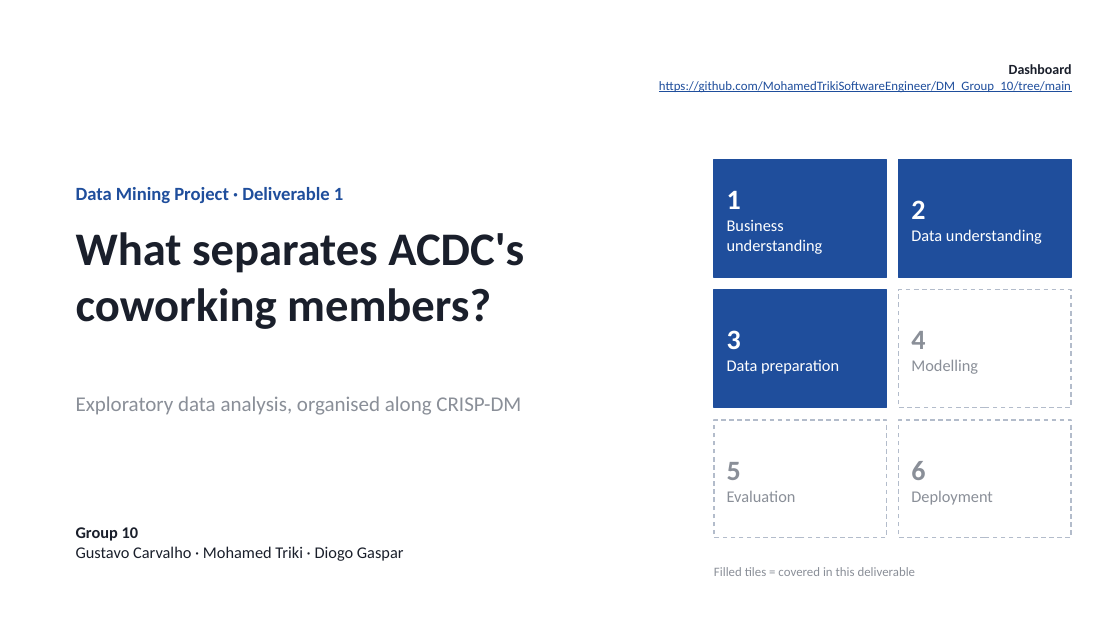
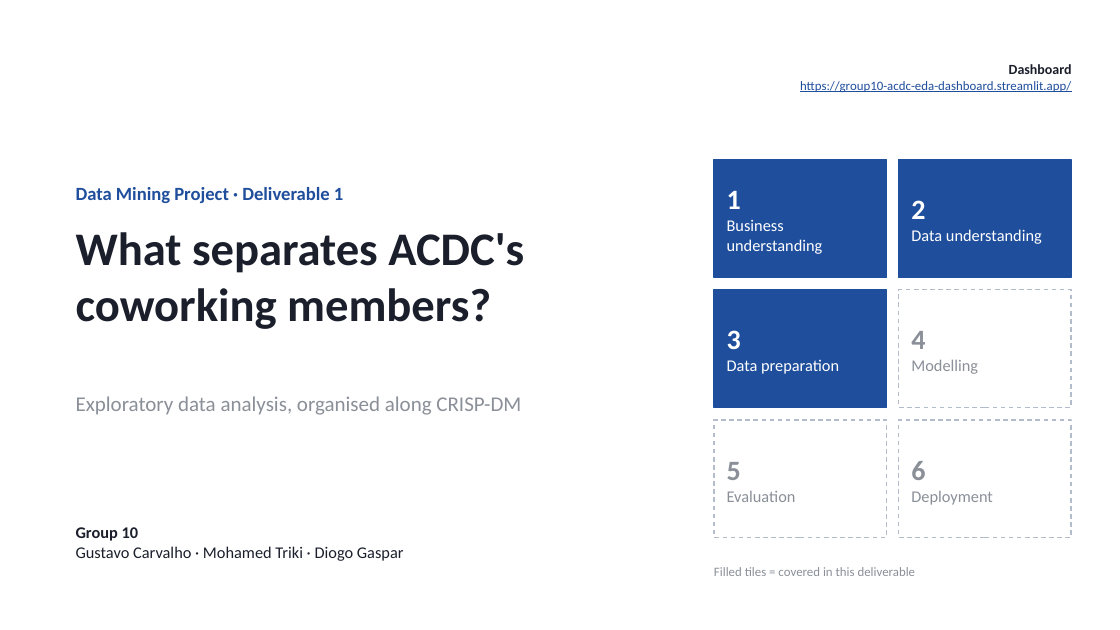
Before and after one commit to MohamedTrikiSoftwareEngineer/DM_Group_10, a slide deck: slide 1 of Discussion_Slides/Group10_EDA_Slides.pptx. Drawn at 1120x630 pixels with LibreOffice and Linux fonts; fonts in the diff are those of the drawing; background and template pictures are left out. Boxes give left, top, right and bottom in pixels: in the first picture for what was removed or moved away, otherwise in the second. Text is boxed around its words. In the diff, an @@ line names an element or a change of style, - is before the commit and + after.

Commit message:
Prepare the main branch for the Deliverable 1 submission
- Move the dataset next to the notebook, where the notebook reads it
- Rewrite the README and the bonus README
- Correct the environment files and require Python 3.11
- Fix the dashboard link on the cover slide

```diff
--- a/Discussion_Slides/Group10_EDA_Slides.pptx
+++ b/Discussion_Slides/Group10_EDA_Slides.pptx
@@ text at (x1=800, y1=81, x2=1071, y2=92): text changed @@
-https://github.com/MohamedTrikiSoftwareEngineer/DM_Group_10/tree/main
+https://group10-acdc-eda-dashboard.streamlit.app/
```
Also in this commit, not shown: 9 other files.
